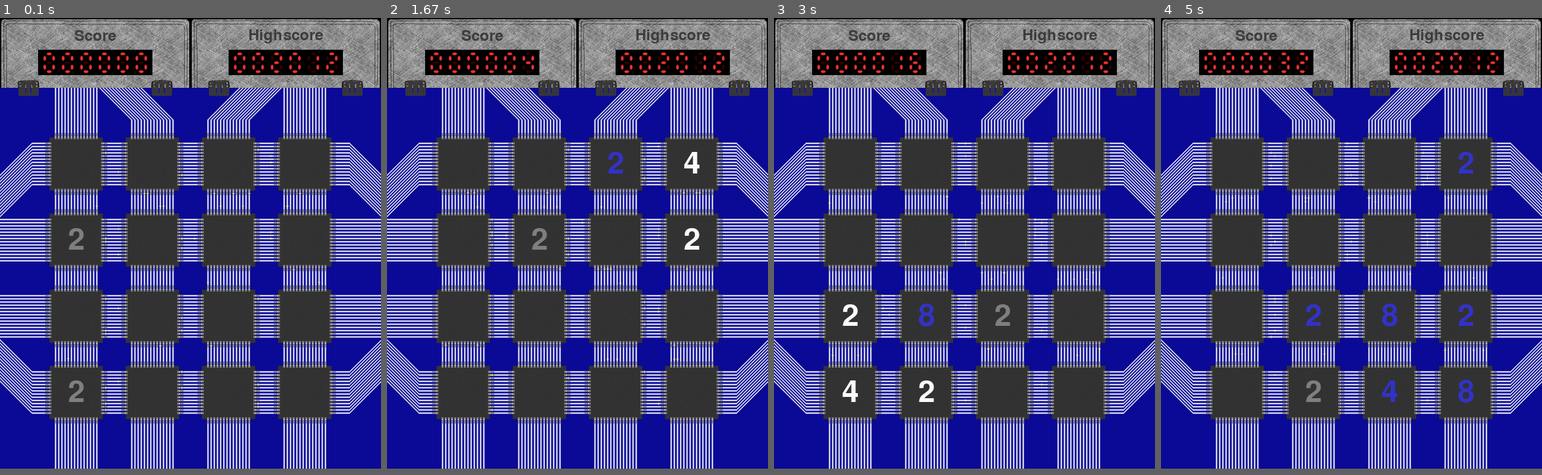
Above: before the commit, frames 1-4 (left to right).
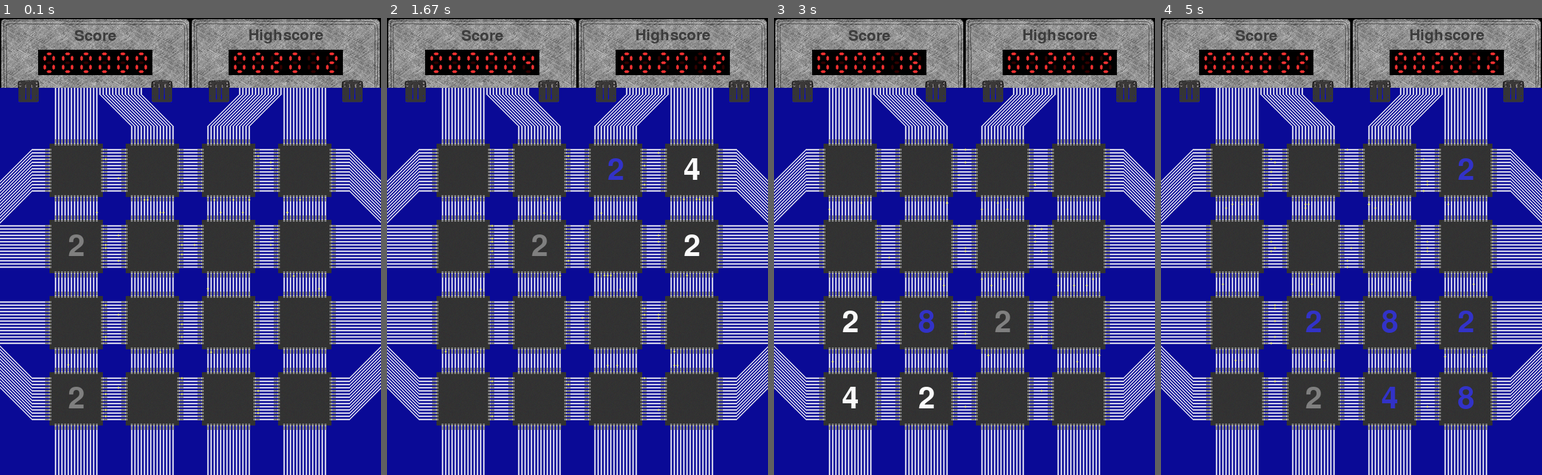
Above: after the commit, the same moments.

Repository: Marco-Meyer/TINF13AIBI-Kinect
Game: pygame game, started from 2048.py
Same seed, same stepped clock (60 frames per second), same inputs: the game is played once before the commit and once after it.
Inputs:
- Up to frame 1 (0.1 s): no input
- Up to frame 2 (1.67 s): hold Right 0.33-0.8 s; hold Up 0.83-1.13 s; hold Right 1.17-1.63 s
- Up to frame 3 (3 s): hold Left 1.67-2.2 s; hold Down 2.23-2.53 s; hold Left 2.57-2.97 s
- Up to frame 4 (5 s): hold Up 3-3.37 s; hold Right 3.4-4.03 s; hold Down 4.07-4.43 s; hold Left 4.47-4.93 s; hold Right from 4.97 s (still down)
In our replay, the window is 600x710 before the commit and 600x720 after it. These sizes can differ from the game's own. Grey fills any space a smaller window leaves; there, only what the larger window draws over its background counts as a difference.

The runs differ from the first frame. In frame 1, 14% of the frame differs, in the area x 0-100%, y 15-100%; in frame 2, 15%; in frame 3, 15%; in frame 4, 15%.

Commit message:
Added function to display kinect warning

Diff:
--- a/2048.py
+++ b/2048.py
@@ -37,14 +37,18 @@
         for y in range(surface.get_size()[1]):
             color = surface.get_at((x, y))
             greyscale = int(0.2989*color[0] + 0.5871 * color[1] + 0.114 * color[2])
-            surface.set_at((x, y+100), (greyscale, greyscale, greyscale))
+            surface.set_at((x, y), (greyscale, greyscale, greyscale))
+
+warningDisplayed = -1
+def setKinectWarning():
+    global warningDisplayed
+    warningDisplayed *= -1
 
 def copyGridRow():
-    pixelarray = P.PixelArray(D)
-    for x in range(resw):
-        for y in range(10):
-            D.set_at((x, y), P.Color(pixelarray[x][y]))
-            surface.set_at((x, y), (greyscale, greyscale, greyscale))
+    source = P.PixelArray(D)[:, 0]
+    target = P.PixelArray(S)
+    for y in range(10):
+        target[:, y+110] = source
 
 
 P.init()
@@ -54,22 +58,21 @@
 resw, resh = resolution = W*GRID, H*GRID
 #Sizes of Scorebar
 vext = 110
-vextH = 110//2
+vextH = vext//2
 reswH = resw//2
 shadowd = 4
 side = 100
 GRIDh = GRID//2#half the size of a grid
 GRIDv = GRIDh//2#quarter "
-pixels = (resw, resh+vext)
+pixels = (resw, resh+vext+10)
 P.display.set_icon(P.image.load(join("Circuit", "icon.png")))
 P.display.set_caption("2048 Kinergie", "2048")
 S = P.display.set_mode(pixels)
 print("Resolution:",pixels)
-D = S.subsurface((0,vext, resw, resh))
+D = S.subsurface((0,vext+10, resw, resh))
 #Upper Surface ('Scorebar')
 U1 = S.subsurface((0, 0, reswH, vext))
 U2 = S.subsurface((reswH, 0, reswH, vext))
-
 
 if SOUNDS:
     from sounds import Sounds
@@ -159,7 +162,6 @@
 posses = pos_gen()#all (x,y) pairs of the grid
 grid = Grid(W,H)
 
-
 #game
 game = Game(grid, score, scbar)
 
@@ -204,7 +206,6 @@
 
 def load_music (self, file, path ="Sounds", ending = ".mp3"):
     self.music[file] = P.mixer.music.load(join(path, file+ending))
-
 
 
 if __name__ == "__main__":
@@ -240,7 +241,7 @@
                         grid.fill_random()
                         if grid.area.all() and not gameover:#grid full and not yet gameover
                             if not grid.check_merge():
-                                move_timeout = timer + 3 #1 second gameover
+                                move_timeout = timer + 3 #3 seconds gameover
                                 ####Lose Sound####
                                 sounds.play_lose_sound()
                                 gameover = True
@@ -259,6 +260,7 @@
         EM.dispatch("game_logic_start", grid)
 
         #####RENDERBLOCK#####
+        copyGridRow()
 
         fizzles.render(D)
         EM.dispatch("game_frame_start", D)
@@ -271,7 +273,6 @@
                 elif delta[x,y]:blit_centered(D, deltas[val],pos)
                 else:blit_centered(D, text[val],pos)
 
-
         #Transition
         clip = P.image.load(join("Images", "clip.png"))
         clip = P.transform.smoothscale(clip, (32, 13))
@@ -280,19 +281,8 @@
         D.blit(clip, (329, 0))
         D.blit(clip, (539, 0))
 
-
-        if gameover:
-            convertToGreyScale(D)
-            D.blit(GO, (0,0))
-
-        #Transition
-        clip = P.image.load(join("Images", "clip.png"))
-        clip = P.transform.smoothscale(clip, (32, 13))
-        D.blit(clip, (29, 0))
-        D.blit(clip, (239, 0))
-        D.blit(clip, (329, 0))
-        D.blit(clip, (539, 0))
-
+        if warningDisplayed > 0:
+            D.blit(scF.render("Bitte stellen Sie sich näher zur Kinect", True, (255, 255, 255)), (10, 25))
 
         if gameover:
             convertToGreyScale(D)
